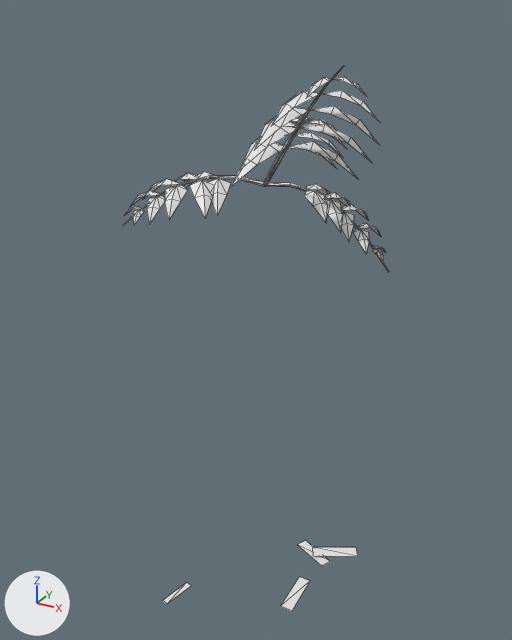
Renders of the OBJ model game/assets/models/plants/SM_Plant_PacayaPalmYoung_Leaf.obj from each side of a commit.
The view is the same before and after, from a camera (50 mm lens) standing at (1.33, -2.47, 2.55) and looking at (-0.03, 0.0, 1.31). Lighting does not change. The marker at lower left points along +X, +Y and +Z. The older version comes first. Mesh edges are drawn as thin lines. Where no turn or scale is listed for an object, it has been applied to the vertices. Vertices at exactly the same position are counted once.

The first picture shows 'SM_Plant_PacayaPalmYoung_Leaf'.
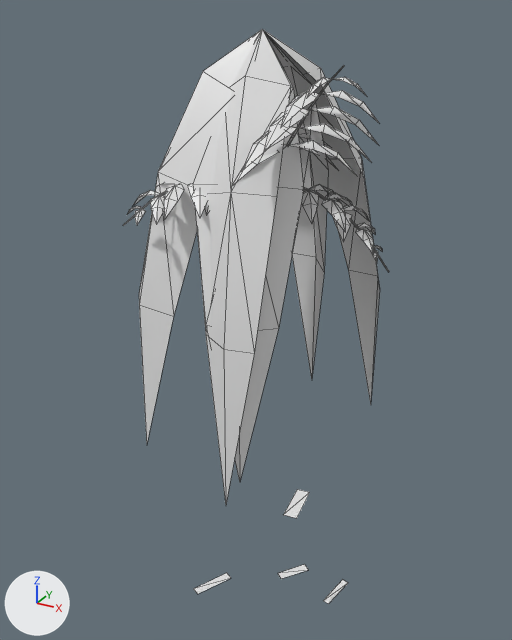
Pixel boxes [x1, y1, x2, y2] of what changed, in the pictures (512 x 640 px; the box of a moved part takes in the faces that stretch with it):
'SM_Plant_PacayaPalmYoung_Leaf', reshaped
    before: [123, 65, 389, 611]
    after: [123, 29, 389, 604]
part 1 of me_sm_plant_pacayapalmyoung_leaf, added
    after: [139, 29, 380, 503]
part 2 of me_sm_plant_pacayapalmyoung_leaf, moved or reshaped
    before: [128, 90, 385, 253]
    after: [127, 90, 382, 253]
part 3 of me_sm_plant_pacayapalmyoung_leaf, moved or reshaped
    before: [163, 541, 358, 611]
    after: [194, 489, 348, 604]

The change, as a diff of the scene's bpy script:
```diff
--- a/game/assets/models/plants/SM_Plant_PacayaPalmYoung_Leaf.obj.py
+++ b/game/assets/models/plants/SM_Plant_PacayaPalmYoung_Leaf.obj.py
@@ me_sm_plant_pacayapalmyoung_leaf @@
 # used by ob_sm_plant_pacayapalmyoung_leaf; location = (0.0, 0.0, 0.0)
 # verts and faces of me_sm_plant_pacayapalmyoung_leaf; kept vertices keep their numbers, new ones are numbered from 412
 # before: 396 (0.3, -0.26, 0.03) at pixel (292, 610), 397 (0.3, -0.05, 0.03) at pixel (310, 580), 398 (0.24, -0.05, 0.03) at pixel (299, 576), 399 (0.24, -0.26, 0.03) at pixel (280, 606), 400 (0.24, 0.1, 0.05) at pixel (313, 555)
 # before: 401 (0.44, 0.21, 0.04) at pixel (357, 556), 402 (0.41, 0.26, 0.05) at pixel (356, 547), 403 (0.21, 0.16, 0.04) at pixel (312, 547), 404 (-0.22, -0.49, 0.03) at pixel (167, 603), 405 (-0.19, -0.35, 0.03) at pixel (191, 585)
 # before: 406 (-0.22, -0.34, 0.03) at pixel (186, 582), 407 (-0.25, -0.49, 0.03) at pixel (162, 600), 408 (0.33, 0.12, 0.03) at pixel (330, 561), 409 (0.16, 0.2, 0.03) at pixel (305, 540), 410 (0.13, 0.15, 0.03) at pixel (297, 544)
 # before: 411 (0.3, 0.07, 0.03) at pixel (321, 565)
-me_sm_plant_pacayapalmyoung_leaf.from_pydata(...)  # 412 vertices, 504 faces; spans x -0.38..0.57, y -0.52..0.6, z 0.03..2.4
+me_sm_plant_pacayapalmyoung_leaf.from_pydata(...)  # 463 vertices, 564 faces; spans x -0.44..0.58, y -0.55..0.6, z 0.02..2.48
+# me_sm_plant_pacayapalmyoung_leaf part 1: a new loose piece of 51 vertices spanning x -0.44..0.44, y -0.55..0.42, z 0.76..2.48
+# me_sm_plant_pacayapalmyoung_leaf part 2
+# 1 vertex is removed from x -0.33, y -0.44, z 1.86
+# 12 faces are deleted
+# 17 vertices in x -0.2..0.5, y -0.41..0.5, z 1.69..2.07 move by (-0.01, -0.01, 0.0)
+# 14 vertices in x -0.13..0.49, y -0.43..0.55, z 1.66..2.09 move by (-0.01, 0.0, 0.0)
+# 13 vertices in x -0.24..0.5, y -0.47..0.32, z 1.85..2.3 move by (0.01, -0.01, 0.0)
+# 12 vertices in x -0.38..0.45, y -0.49..0.55, z 1.77..2.14 move by (0.0, 0.01, 0.0)
+# 12 vertices in x -0.19..0.49, y -0.32..0.48, z 1.83..2.32 move by (0.0, -0.01, 0.0)
+# 10 vertices in x -0.27..0.44, y -0.51..0.2, z 1.77..2.3 move by (0.01, 0.0, 0.0)
+# 112 vertices move from x -0.37..0.57, y -0.52..0.56, z 1.66..2.32 to x -0.36..0.58, y -0.53..0.58, z 1.66..2.32
+# 1 vertex is added at (-0.33, -0.4, 1.86)
+# 12 new faces join them
+# me_sm_plant_pacayapalmyoung_leaf part 3
+delete_vertices([404, 406, 407])  # with the faces that use them
+delete_faces([(408, 410, 411), (408, 409, 410)])
+verts[396] = (0.17, -0.1, 0.03)  # moved, pixel (281, 578)
+verts[397] = (0.26, 0.01, 0.03)  # moved, pixel (308, 570)
+verts[398] = (0.23, 0.04, 0.03)  # moved, pixel (304, 564)
+verts[399] = (0.14, -0.08, 0.03)  # moved, pixel (277, 573)
+verts[400] = (-0.07, 0.58, 0.02)  # moved, pixel (297, 489)
+verts[401] = (-0.04, 0.33, 0.02)  # moved, pixel (283, 514)
+verts[402] = (0.04, 0.34, 0.02)  # moved, pixel (296, 518)
+verts[403] = (0.0, 0.59, 0.02)  # moved, pixel (309, 492)
+verts[405] = (0.4, -0.12, 0.02)  # moved, pixel (323, 600)
+verts[408] = (-0.14, -0.37, 0.02)  # moved, pixel (197, 594)
+verts[409] = (-0.05, -0.2, 0.02)  # moved, pixel (231, 578)
+verts[410] = (-0.09, -0.18, 0.02)  # moved, pixel (226, 572)
+verts[411] = (-0.17, -0.35, 0.02)  # moved, pixel (193, 588)
+verts[413] = (0.43, 0.04, 0.03)  # pixel (342, 579)
+verts[414] = (0.43, -0.13, 0.03)  # pixel (328, 603)
+verts[415] = (0.46, 0.04, 0.02)  # pixel (348, 582)
+faces += [(405, 415, 413), (408, 409, 411), (405, 414, 415), (409, 410, 411)]
```
